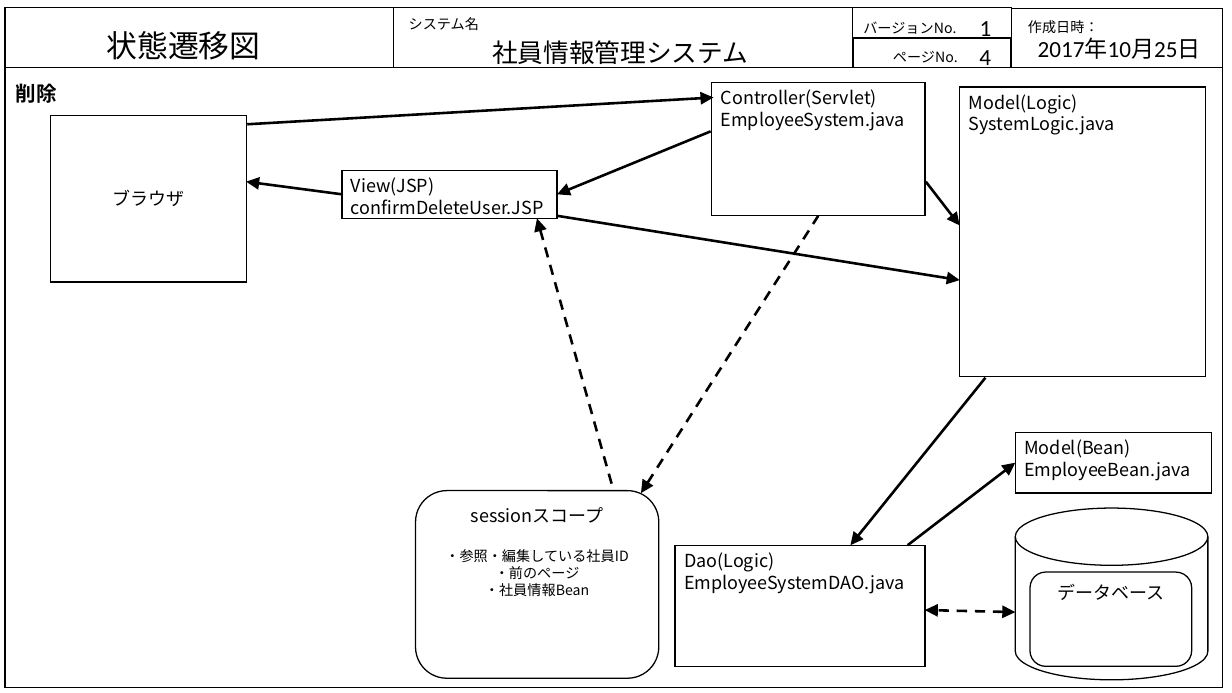
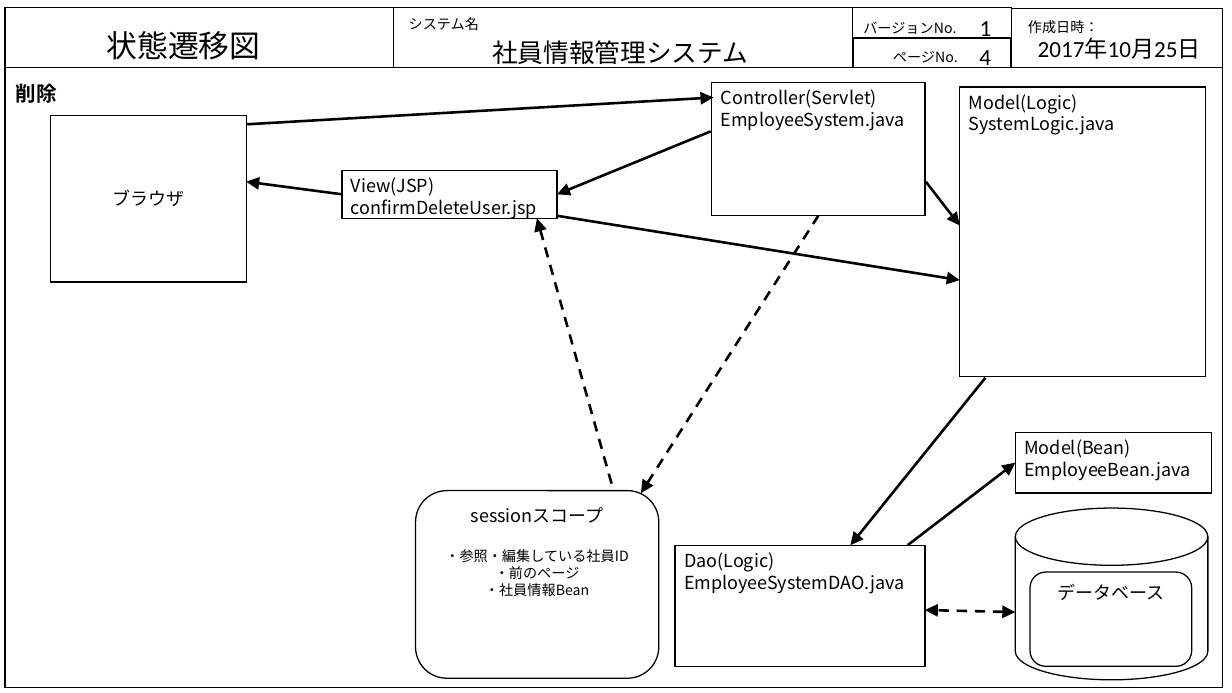
Before and after one commit to java201710/java, a slide deck: slide 13 of 総合演習資料/2.外部設計/画面・状態遷移図_DB.pptx. Drawn at 1232x693 pixels with LibreOffice and Linux fonts; fonts in the diff are those of the drawing. Boxes give left, top, right and bottom in pixels: in the first picture for what was removed or moved away, otherwise in the second. Text is boxed around its words. In the diff, an @@ line names an element or a change of style, - is before the commit and + after.

```diff
--- a/総合演習資料/2.外部設計/画面・状態遷移図_DB.pptx
+++ b/総合演習資料/2.外部設計/画面・状態遷移図_DB.pptx
@@ text in rectangle at (x1=351, y1=177, x2=537, y2=219): text changed @@
-View(JSP)
-confirmDeleteUser.JSP
+View(JSP)
+confirmDeleteUser.jsp
```
Also in this commit, not shown: 3 other slides changed, 1 other file.
